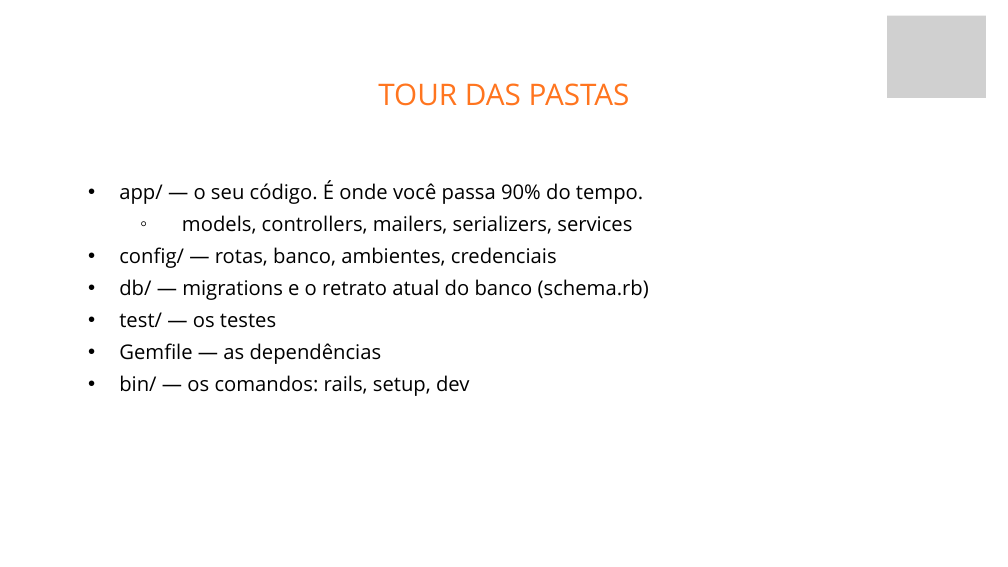
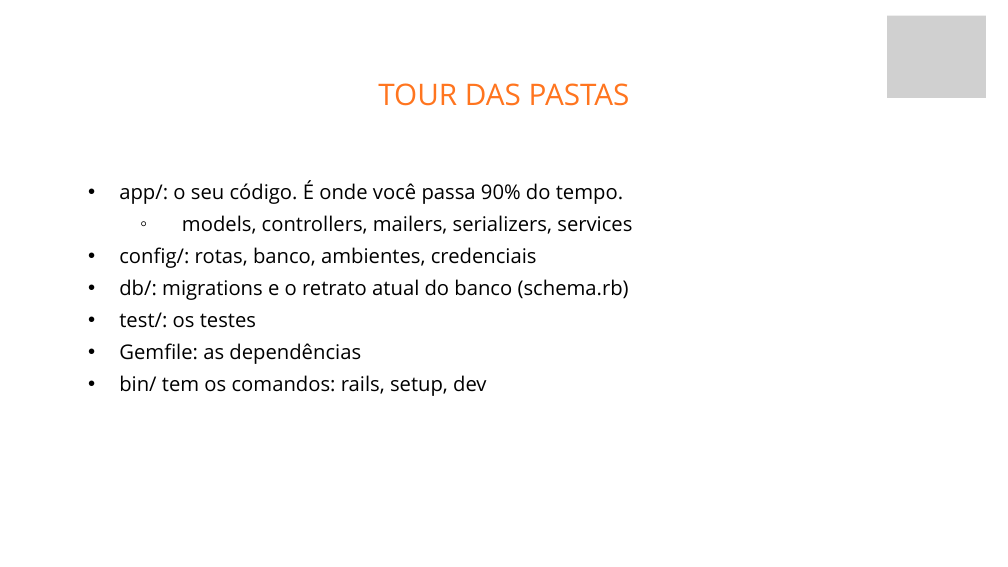
Before and after one commit to fabriciosiqueira08/capacitacao-gabarito, a slide deck: slide 58 of slides/build/aula-01-fundamentos-de-back-end.pptx. Drawn at 1008x567 pixels with LibreOffice and Linux fonts; fonts in the diff are those of the drawing; grey boxes stand for pictures; background and template pictures are left out. Boxes give left, top, right and bottom in pixels: in the first picture for what was removed or moved away, otherwise in the second. Text is boxed around its words. In the diff, an @@ line names an element or a change of style, - is before the commit and + after.

```diff
--- a/slides/build/aula-01-fundamentos-de-back-end.pptx
+++ b/slides/build/aula-01-fundamentos-de-back-end.pptx
@@ text at box(119, 180, 623, 204): text changed @@
-  • app/ — o seu código. É onde você passa 90% do tempo.
+  • app/: o seu código. É onde você passa 90% do tempo.
@@ text at box(119, 247, 629, 396): text changed @@
-  • config/ — rotas, banco, ambientes, credenciais
-  • db/ — migrations e o retrato atual do banco (schema.rb)
-  • test/ — os testes
-  • Gemfile — as dependências
-  • bin/ — os comandos: rails, setup, dev
+  • config/: rotas, banco, ambientes, credenciais
+  • db/: migrations e o retrato atual do banco (schema.rb)
+  • test/: os testes
+  • Gemfile: as dependências
+  • bin/ tem os comandos: rails, setup, dev
```
Also in this commit, not shown: 17 other slides changed, 7 other files.
